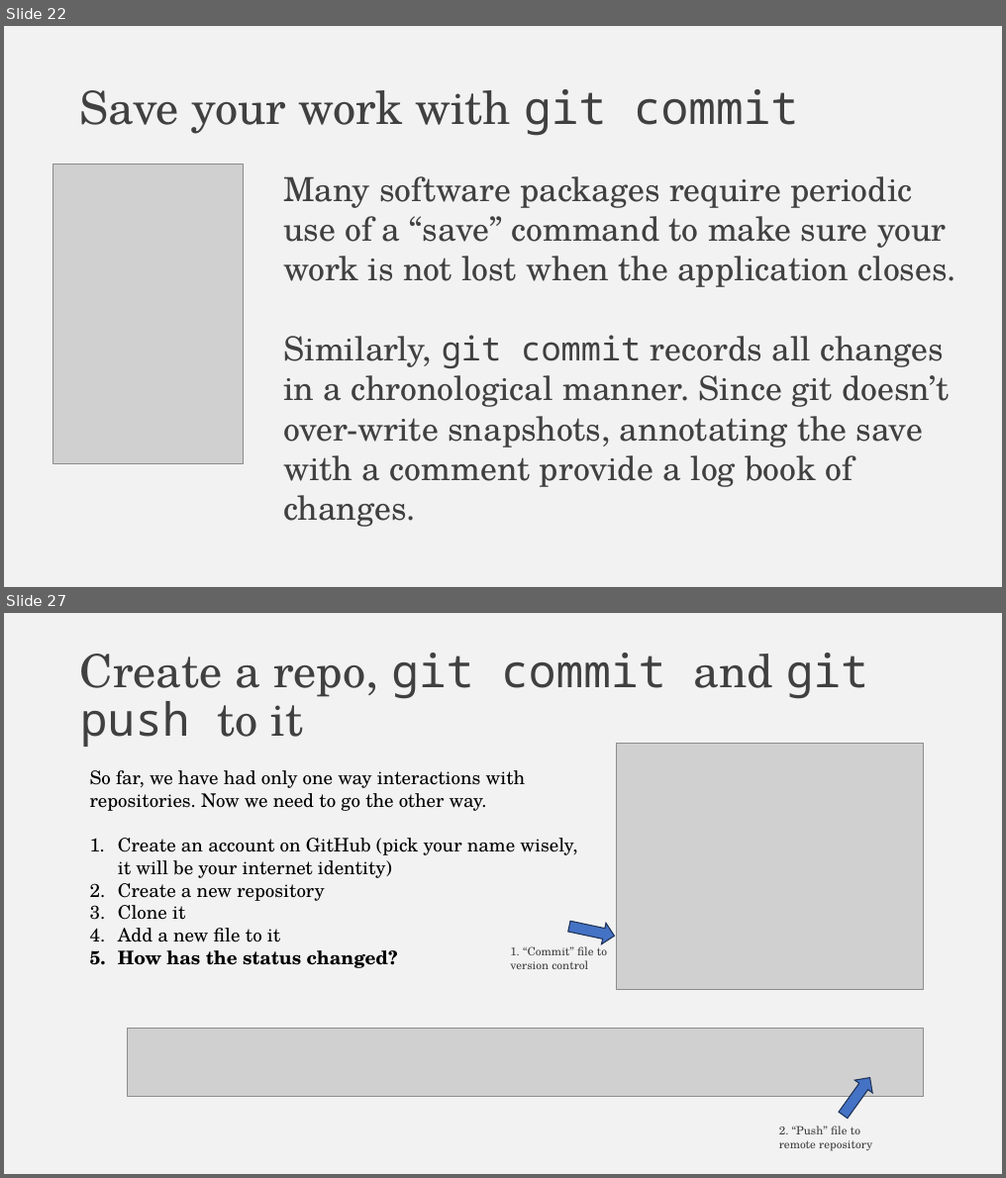
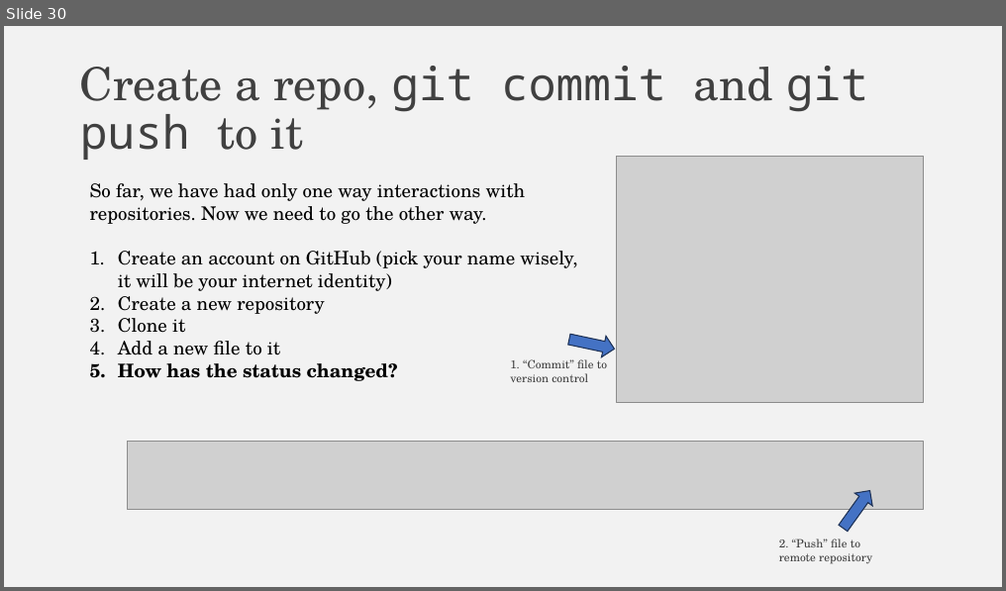
Before and after one commit to falconair/ProgrammingForAnalytics, a slide deck: lectures/050_git_version_control/Why do you need version control.pptx. Shown one above the other, each under a label of ours: slides 22 and 27 before the commit, slide 30 after it; the slides between them are not shown. The pictures are 1006x1178 and 1006x591 pixels, drawn with LibreOffice and Linux fonts; fonts in the diff are those of the drawing; grey boxes stand for pictures. Boxes give left, top, right and bottom in pixels: in the first picture for what was removed or moved away, otherwise in the second. Text is boxed around its words. In the diff, an @@ line names an element or a change of style, - is before the commit and + after.

```diff
--- a/lectures/050_git_version_control/Why do you need version control.pptx
+++ b/lectures/050_git_version_control/Why do you need version control.pptx
@@ slide 22 removed at bbox=[4, 26, 1002, 587], background #F2F2F2 @@
@@ title removed at bbox=[80, 89, 798, 136] @@
-Save your work with git commit
@@ picture removed at bbox=[53, 165, 243, 464] @@
@@ text removed at bbox=[283, 176, 957, 527] @@
-Many software packages require periodic use of a “save” command to make sure your work is not lost when the application closes.
-Similarly, git commit records all changes in a chronological manner. Since git doesn’t over-write snapshots, annotating the save with a comment provide a log book of changes.
@@ what was slide 27 is now slide 30 @@
```
Also in this commit, not shown: 2 slides changed, 14 slides added, 8 other slides removed.
